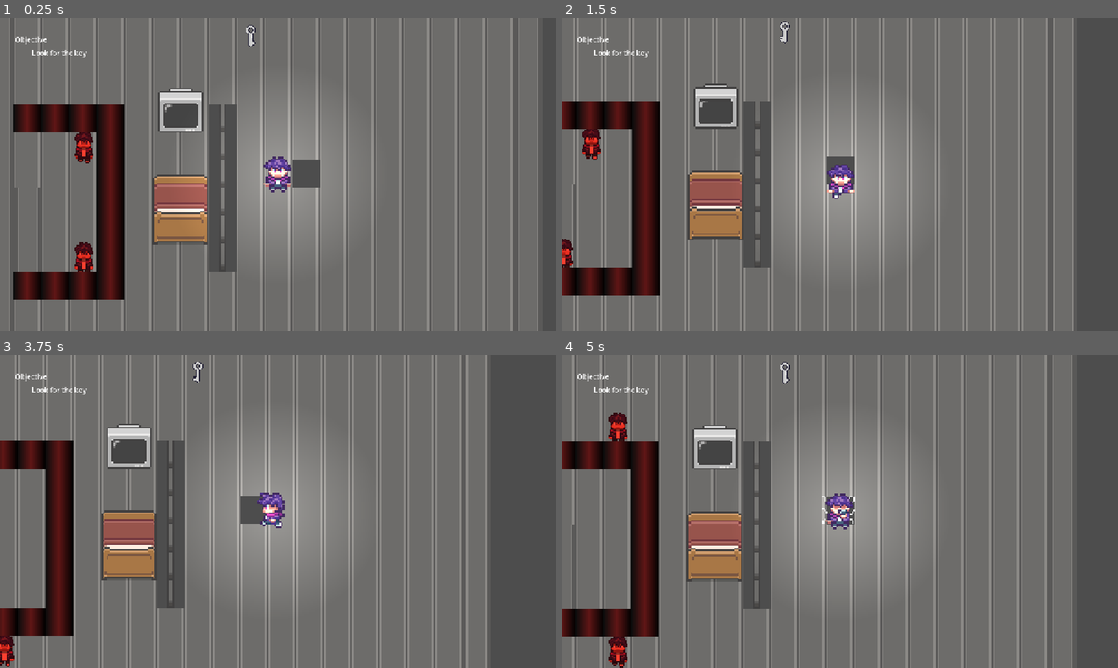
Above: before the commit, frames 1-4 (two rows, left to right).
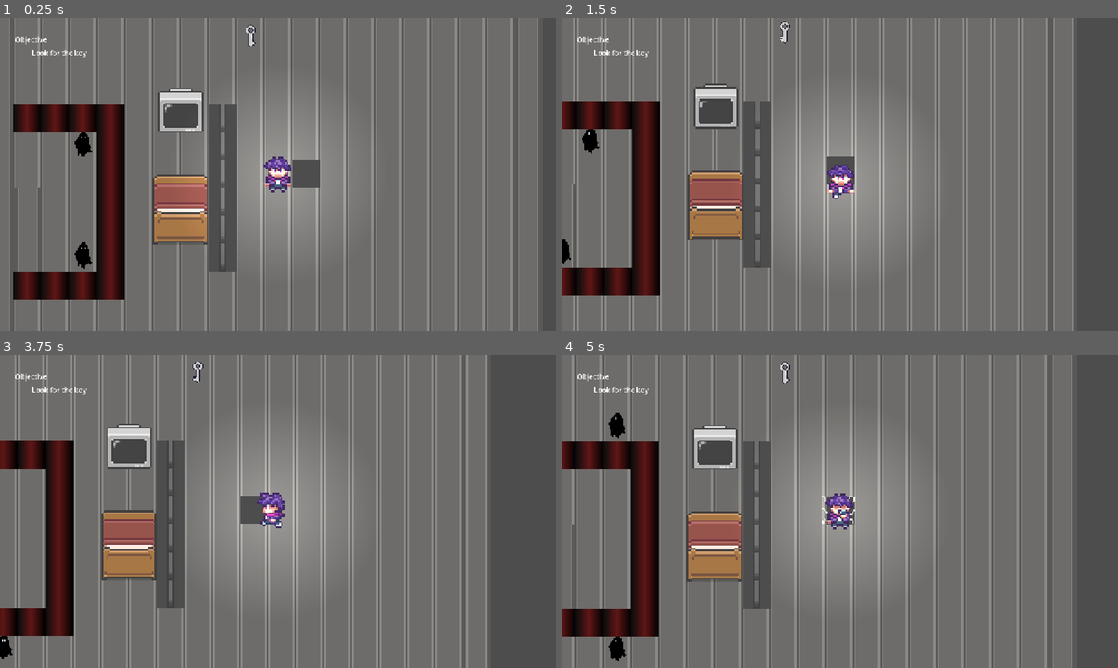
Above: after the commit, the same moments.

Repository: rstricke/Whistlefreeze52
Game: Godot game, scene res://scenes/main.tscn
Same seed, same stepped clock (60 frames per second), same inputs: the game is played once before the commit and once after it.
Inputs:
- Up to frame 1 (0.25 s): no input
- Up to frame 2 (1.5 s): tap Enter at 0.5 s; hold D (move_right) 0.53-1.28 s; tap F (whistle) at 0.6, 1.35 s; hold S (move_down) from 1.28 s (still down)
- Up to frame 3 (3.75 s): release S (move_down) at 2.03 s; hold D (move_right) 2.03-2.78 s; tap F (whistle) at 2.1, 2.85, 3.6 s; hold W (move_up) 2.78-3.53 s; hold A (move_left) from 3.53 s (still down)
- Up to frame 4 (5 s): keep holding A (move_left); tap F (whistle) at 4.35 s

The runs differ from the first frame. In frame 1, 0.6% of the frame differs, in the area x 13-17%, y 36-82%; in frame 2, 0.4%; in frame 3, 0.2%; in frame 4, 0.5%.

Commit message:
enemy anim

Diff:
--- a/game/scenes/monster.tscn
+++ b/game/scenes/monster.tscn
@@ -1,17 +1,219 @@
 [gd_scene format=3 uid="uid://cpvow7sgxi65k"]
 
 [ext_resource type="Script" uid="uid://ds6bm6bfij56y" path="res://scenes/monster.gd" id="1_1cbnp"]
-[ext_resource type="Texture2D" uid="uid://bc8lcgem3vf7t" path="res://art/Player_WalkDown.png" id="2_c47ug"]
+[ext_resource type="Texture2D" uid="uid://dxqcje0m1l6a1" path="res://assets/Enemy/Spectre_Move.png" id="2_1cbnp"]
 
 [sub_resource type="RectangleShape2D" id="RectangleShape2D_sugp2"]
 size = Vector2(64, 64)
 
+[sub_resource type="AtlasTexture" id="AtlasTexture_c47ug"]
+atlas = ExtResource("2_1cbnp")
+region = Rect2(0, 0, 128, 128)
+
+[sub_resource type="AtlasTexture" id="AtlasTexture_jlss8"]
+atlas = ExtResource("2_1cbnp")
+region = Rect2(128, 0, 128, 128)
+
+[sub_resource type="AtlasTexture" id="AtlasTexture_gp4s5"]
+atlas = ExtResource("2_1cbnp")
+region = Rect2(256, 0, 128, 128)
+
+[sub_resource type="AtlasTexture" id="AtlasTexture_gdl1p"]
+atlas = ExtResource("2_1cbnp")
+region = Rect2(384, 0, 128, 128)
+
+[sub_resource type="AtlasTexture" id="AtlasTexture_v8ewj"]
+atlas = ExtResource("2_1cbnp")
+region = Rect2(512, 0, 128, 128)
+
+[sub_resource type="AtlasTexture" id="AtlasTexture_yce20"]
+atlas = ExtResource("2_1cbnp")
+region = Rect2(640, 0, 128, 128)
+
+[sub_resource type="AtlasTexture" id="AtlasTexture_fttm7"]
+atlas = ExtResource("2_1cbnp")
+region = Rect2(0, 128, 128, 128)
+
+[sub_resource type="AtlasTexture" id="AtlasTexture_akk5r"]
+atlas = ExtResource("2_1cbnp")
+region = Rect2(128, 128, 128, 128)
+
+[sub_resource type="AtlasTexture" id="AtlasTexture_x2c6u"]
+atlas = ExtResource("2_1cbnp")
+region = Rect2(256, 128, 128, 128)
+
+[sub_resource type="AtlasTexture" id="AtlasTexture_ei7v0"]
+atlas = ExtResource("2_1cbnp")
+region = Rect2(384, 128, 128, 128)
+
+[sub_resource type="AtlasTexture" id="AtlasTexture_1v1i4"]
+atlas = ExtResource("2_1cbnp")
+region = Rect2(512, 128, 128, 128)
+
+[sub_resource type="AtlasTexture" id="AtlasTexture_n78d1"]
+atlas = ExtResource("2_1cbnp")
+region = Rect2(640, 128, 128, 128)
+
+[sub_resource type="AtlasTexture" id="AtlasTexture_7han3"]
+atlas = ExtResource("2_1cbnp")
+region = Rect2(0, 256, 128, 128)
+
+[sub_resource type="AtlasTexture" id="AtlasTexture_70tfl"]
+atlas = ExtResource("2_1cbnp")
+region = Rect2(128, 256, 128, 128)
+
+[sub_resource type="AtlasTexture" id="AtlasTexture_k0ec1"]
+atlas = ExtResource("2_1cbnp")
+region = Rect2(256, 256, 128, 128)
+
+[sub_resource type="AtlasTexture" id="AtlasTexture_k4862"]
+atlas = ExtResource("2_1cbnp")
+region = Rect2(384, 256, 128, 128)
+
+[sub_resource type="AtlasTexture" id="AtlasTexture_0iwja"]
+atlas = ExtResource("2_1cbnp")
+region = Rect2(512, 256, 128, 128)
+
+[sub_resource type="AtlasTexture" id="AtlasTexture_opw4d"]
+atlas = ExtResource("2_1cbnp")
+region = Rect2(640, 256, 128, 128)
+
+[sub_resource type="AtlasTexture" id="AtlasTexture_ydrmy"]
+atlas = ExtResource("2_1cbnp")
+region = Rect2(0, 384, 128, 128)
+
+[sub_resource type="AtlasTexture" id="AtlasTexture_s0vn4"]
+atlas = ExtResource("2_1cbnp")
+region = Rect2(128, 384, 128, 128)
+
+[sub_resource type="AtlasTexture" id="AtlasTexture_c1jio"]
+atlas = ExtResource("2_1cbnp")
+region = Rect2(256, 384, 128, 128)
+
+[sub_resource type="AtlasTexture" id="AtlasTexture_nmppe"]
+atlas = ExtResource("2_1cbnp")
+region = Rect2(384, 384, 128, 128)
+
+[sub_resource type="AtlasTexture" id="AtlasTexture_84d41"]
+atlas = ExtResource("2_1cbnp")
+region = Rect2(512, 384, 128, 128)
+
+[sub_resource type="AtlasTexture" id="AtlasTexture_nesoo"]
+atlas = ExtResource("2_1cbnp")
+region = Rect2(640, 384, 128, 128)
+
+[sub_resource type="SpriteFrames" id="SpriteFrames_dqnb0"]
+animations = [{
+"frames": [],
+"loop": true,
+"name": &"attack",
+"speed": 5.0
+}, {
+"frames": [],
+"loop": true,
+"name": &"idle",
+"speed": 5.0
+}, {
+"frames": [{
+"duration": 1.0,
+"texture": SubResource("AtlasTexture_c47ug")
+}, {
+"duration": 1.0,
+"texture": SubResource("AtlasTexture_jlss8")
+}, {
+"duration": 1.0,
+"texture": SubResource("AtlasTexture_gp4s5")
+}, {
+"duration": 1.0,
+"texture": SubResource("AtlasTexture_gdl1p")
+}, {
+"duration": 1.0,
+"texture": SubResource("AtlasTexture_v8ewj")
+}, {
+"duration": 1.0,
+"texture": SubResource("AtlasTexture_yce20")
+}],
+"loop": true,
+"name": &"walkDown",
+"speed": 6.0
+}, {
+"frames": [{
+"duration": 1.0,
+"texture": SubResource("AtlasTexture_fttm7")
+}, {
+"duration": 1.0,
+"texture": SubResource("AtlasTexture_akk5r")
+}, {
+"duration": 1.0,
+"texture": SubResource("AtlasTexture_x2c6u")
+}, {
+"duration": 1.0,
+"texture": SubResource("AtlasTexture_ei7v0")
+}, {
+"duration": 1.0,
+"texture": SubResource("AtlasTexture_1v1i4")
+}, {
+"duration": 1.0,
+"texture": SubResource("AtlasTexture_n78d1")
+}],
+"loop": true,
+"name": &"walkLeft",
+"speed": 6.0
+}, {
+"frames": [{
+"duration": 1.0,
+"texture": SubResource("AtlasTexture_7han3")
+}, {
+"duration": 1.0,
+"texture": SubResource("AtlasTexture_70tfl")
+}, {
+"duration": 1.0,
+"texture": SubResource("AtlasTexture_k0ec1")
+}, {
+"duration": 1.0,
+"texture": SubResource("AtlasTexture_k4862")
+}, {
+"duration": 1.0,
+"texture": SubResource("AtlasTexture_0iwja")
+}, {
+"duration": 1.0,
+"texture": SubResource("AtlasTexture_opw4d")
+}],
+"loop": true,
+"name": &"walkRight",
+"speed": 7.0
+}, {
+"frames": [{
+"duration": 1.0,
+"texture": SubResource("AtlasTexture_ydrmy")
+}, {
+"duration": 1.0,
+"texture": SubResource("AtlasTexture_s0vn4")
+}, {
+"duration": 1.0,
+"texture": SubResource("AtlasTexture_c1jio")
+}, {
+"duration": 1.0,
+"texture": SubResource("AtlasTexture_nmppe")
+}, {
+"duration": 1.0,
+"texture": SubResource("AtlasTexture_84d41")
+}, {
+"duration": 1.0,
+"texture": SubResource("AtlasTexture_nesoo")
+}],
+"loop": true,
+"name": &"walkUp",
+"speed": 5.0
+}]
+
 [node name="Monster" type="CharacterBody2D" unique_id=1328880956]
 script = ExtResource("1_1cbnp")
 
 [node name="CollisionShape2D" type="CollisionShape2D" parent="." unique_id=391647121]
 shape = SubResource("RectangleShape2D_sugp2")
 
-[node name="Sprite2D" type="Sprite2D" parent="." unique_id=542223144]
-modulate = Color(1, 0.26000598, 0.2008352, 1)
-texture = ExtResource("2_c47ug")
+[node name="AnimatedSprite2D" type="AnimatedSprite2D" parent="." unique_id=357758157]
+scale = Vector2(2, 2)
+sprite_frames = SubResource("SpriteFrames_dqnb0")
+animation = &"walkDown"
--- a/game/scripts/player.gd
+++ b/game/scripts/player.gd
@@ -60,9 +60,7 @@
 			var tween = create_tween()
 			tween.tween_property(self, "position", target_pos, 0.5).set_ease(Tween.EASE_IN)
 			tween.tween_callback(anim.stop)
-			#position = target_pos
-			if new_sprite != null:
-				$Sprite2D.texture = new_sprite
+
 			print("Player at position:", position)
 			end_turn()
 
